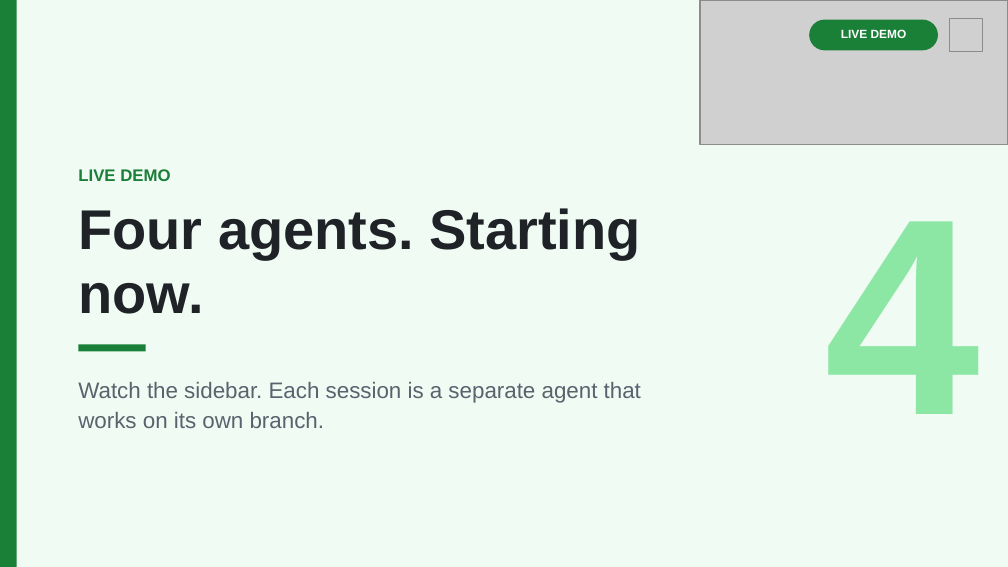
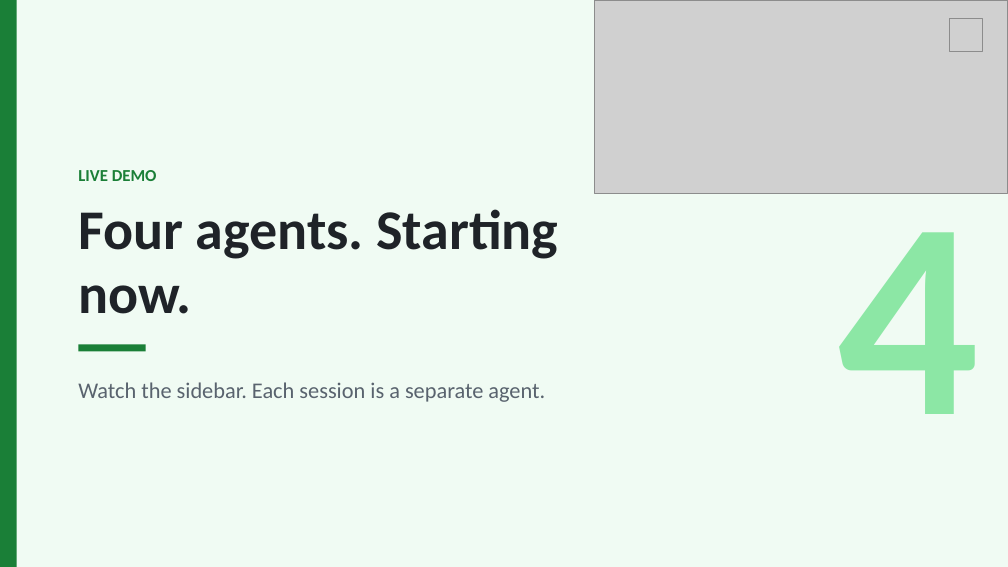
Before and after one commit to DanWahlin/housing-market-demo, a slide deck: slide 11 of talk/copilot-app-put-ai-agents-to-work.pptx. Drawn at 1008x567 pixels with LibreOffice and Linux fonts; fonts in the diff are those of the drawing; grey boxes stand for pictures. Boxes give left, top, right and bottom in pixels: in the first picture for what was removed or moved away, otherwise in the second. Text is boxed around its words. In the diff, an @@ line names an element or a change of style, - is before the commit and + after.

```diff
--- a/talk/copilot-app-put-ai-agents-to-work.pptx
+++ b/talk/copilot-app-put-ai-agents-to-work.pptx
@@ picture: place and size @@
-picture at box(700, 0, 1008, 144)
+picture at box(595, 0, 1008, 194)
@@ rounded rectangle removed at box(809, 19, 938, 50) @@
@@ text removed at box(841, 30, 907, 38) @@
-LIVE DEMO
@@ font Arial to Calibri in 3 elements at box(838, 182, 980, 414), box(78, 170, 157, 181), box(78, 209, 558, 314) @@
@@ text at box(78, 382, 545, 402): text changed; font Arial to Calibri @@
-Watch the sidebar. Each session is a separate agent that works on its own branch.
+Watch the sidebar. Each session is a separate agent.
```
Also in this commit, not shown: 13 other slides changed, 1 slide added, 2 slides removed.
